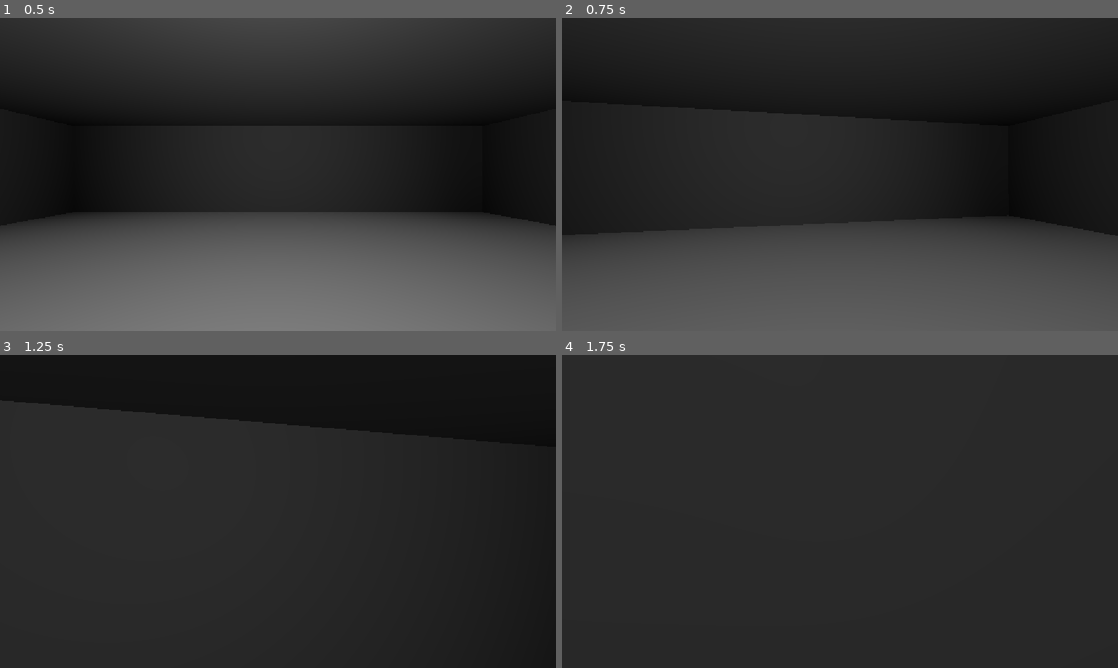
Above: before the commit, frames 1-4 (two rows, left to right).
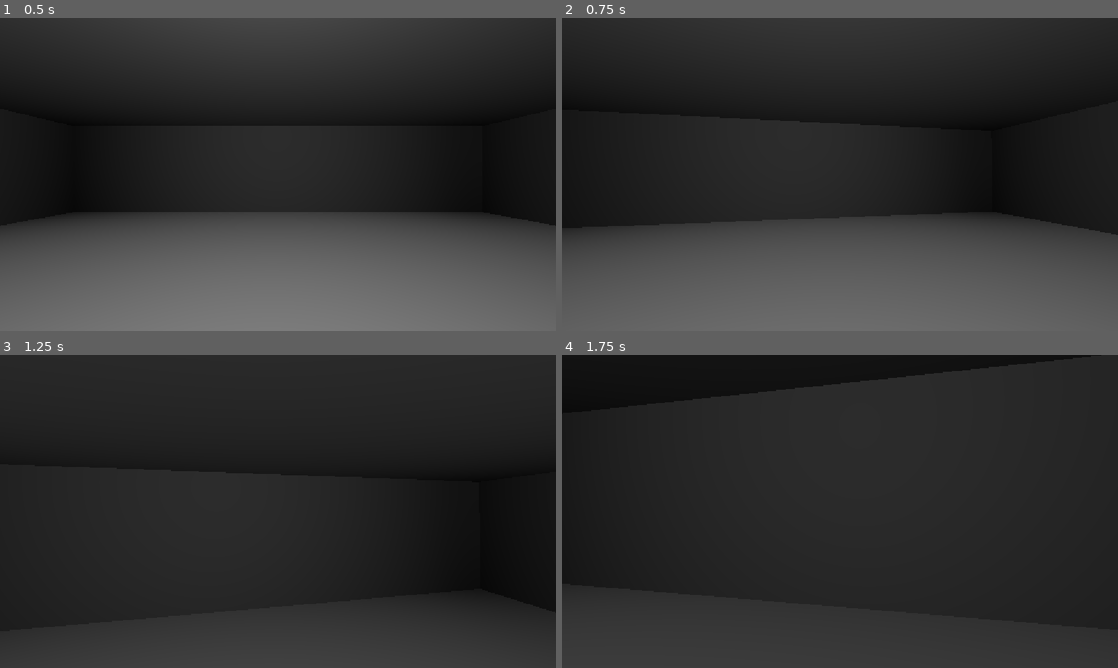
Above: after the commit, the same moments.

Repository: TFinch24/dungeon-dash-game
Game: Godot game, scene res://main.tscn
Two runs of this game, one before a commit and one after it. Both use one fixed random seed, a clock stepped at 60 frames per second and the inputs below.
Inputs (mouse positions are in pixels of both pictures, inside the frame that each line leads up to):
- Up to frame 1 (0.5 s): no input
- Up to frame 2 (0.75 s): tap Enter at 0.5 s; move the mouse to (867, 174) at 0.52 s; hold W (move_forward) from 0.53 s (still down); hold Shift (action_sprint) from 0.53 s (still down)
- Up to frame 3 (1.25 s): keep holding W (move_forward); keep holding Shift (action_sprint); tap Space (action_jump) at 0.77 s
- Up to frame 4 (1.75 s): keep holding W (move_forward); move the mouse to (812, 511) at 1.27 s; release Shift (action_sprint) at 1.28 s; tap Shift (action_sprint) at 1.35 s; tap Space (action_jump) at 1.52 s

Frame 1 is identical in both runs. In frame 2, 0.6% of the frame differs, in the area x 0-100%, y 62-70%; in frame 3, 4.0%; in frame 4, 5.0%, in the area x 0-97%, y 0-19%.

Commit message:
Added comment to both scripts

Diff:
--- a/Character Scripts/player.gd
+++ b/Character Scripts/player.gd
@@ -1,42 +1,71 @@
+# ============================================================
+#  DUNGEON DASH
+#  Script:       player.gd
+#  Developers:   Timothy Finch, Tucker Stark
+#  Engine:       Godot 4.7 (GDScript)
+#  Last updated: October 22, 2026
+#
+#  Description:
+#  First-person player controller. Handles mouse look,
+#  WASD / left stick movement, gravity, and jumping.
+#  Press Escape to free or recapture the mouse.
+# ============================================================
 extends CharacterBody3D
 
+# How fast the mouse turns the camera
 @export var mouse_sensitivity := 0.003
+# Walking speed in meters per second
 @export var speed := 5.0
-@export var sprintspeed := 8.0
+# How strong the jump is (higher = jump higher)
 @export var jumpstr := 4.5
 
+# Grab the camera child node once the scene is ready
 @onready var camera: Camera3D = $Camera3D
 
+# Pull gravity from the project settings (about 9.8)
 var gravity: float = ProjectSettings.get_setting("physics/3d/default_gravity")
 
+# Runs once when the player enters the scene
 func _ready() -> void:
 	print("Player ready!")
+	# Hide the cursor and lock it to the window
 	Input.mouse_mode = Input.MOUSE_MODE_CAPTURED
 
+# Runs every time an input event happens (mouse move, key press, etc.)
 func _unhandled_input(event: InputEvent) -> void:
+	# Only look around if the event is mouse movement and the mouse is captured
 	if event is InputEventMouseMotion and Input.mouse_mode == Input.MOUSE_MODE_CAPTURED:
+		# Yaw: turn the whole body left/right
 		rotate_y(-event.relative.x * mouse_sensitivity)
+		# Pitch: tilt only the camera up/down
 		camera.rotate_x(-event.relative.y * mouse_sensitivity)
+		# Limit the pitch so the camera can't flip upside down
 		camera.rotation.x = clampf(camera.rotation.x, deg_to_rad(-89), deg_to_rad(89))
+	# Escape toggles between a free cursor and a captured one
 	if event.is_action_pressed("ui_cancel"):
 		if Input.mouse_mode == Input.MOUSE_MODE_CAPTURED:
 			Input.mouse_mode = Input.MOUSE_MODE_VISIBLE
 		else:
 			Input.mouse_mode = Input.MOUSE_MODE_CAPTURED
 
+# Runs 60 times a second, used for anything involving physics
 func _physics_process(delta: float) -> void:
+	# Apply gravity only while we're in the air
 	if not is_on_floor():
 		velocity.y -= gravity * delta
-	var input_dir := Input.get_vector("move_left", "move_right", "move_forward", "move_backward")
+
+	# Read WASD / left stick as a 2D direction
+	var input_dir := Input.get_vector("move_left", "move_right", "move_forward", "move_back")
+	# Turn that into a 3D direction based on where the player is facing
+	# normalized() keeps diagonal movement from being faster
 	var direction := (transform.basis * Vector3(input_dir.x, 0, input_dir.y)).normalized()
+	# Set horizontal speed (leave velocity.y alone so gravity still works)
 	velocity.x = direction.x * speed
 	velocity.z = direction.z * speed
 
+	# Jump only if the button was just pressed and we're standing on something
 	if Input.is_action_just_pressed("action_jump") and is_on_floor():
 		velocity.y = jumpstr
 
-	if Input.is_action_pressed("action_sprint"):
-		velocity.x = direction.x * sprintspeed
-		velocity.z = direction.z * sprintspeed
-
+	# Actually move the player and handle collisions
 	move_and_slide()
--- a/main.gd
+++ b/main.gd
@@ -1,12 +1,31 @@
+# ============================================================
+#  DUNGEON DASH
+#  Script:       main.gd
+#  Developers:   Timothy Finch, Tucker Stark
+#  Engine:       Godot 4.7 (GDScript)
+#  Last updated: October 22, 2026
+#
+#  Description:
+#  Main level script. Spawns a grid of randomly chosen room
+#  scenes at startup. Rooms are filled in through the
+#  Inspector (Room Scenes array) and placed on a 20m grid.
+# ============================================================
 extends Node3D
 
+# The width/length of one room cell in meters
 const CELL_SIZE := 20.0
 
+# List of room scenes, filled in through the Inspector
 @export var room_scenes: Array[PackedScene]
 
+# Runs once when the game starts
 func _ready() -> void:
+	# Loop through a 3x3 grid of cells
 	for x in range(3):
 		for z in range(3):
+			# Pick a random room scene and make a copy of it
 			var room := room_scenes.pick_random().instantiate() as Node3D
+			# Convert the grid cell (x, z) into a world position
 			room.position = Vector3(x * CELL_SIZE, 0, z * CELL_SIZE)
+			# Add the room to the scene so it actually shows up
 			add_child(room)
--- a/main.tscn
+++ b/main.tscn
@@ -14,4 +14,3 @@
 room_scenes = Array[PackedScene]([ExtResource("2_5vw27"), ExtResource("3_kek77"), ExtResource("4_4c57u"), ExtResource("5_efxa6"), ExtResource("2_h2yge"), ExtResource("7_dg77c")])
 
 [node name="Player" parent="." unique_id=153701727 instance=ExtResource("1_ig7tw")]
-sprintspeed = 10.0
